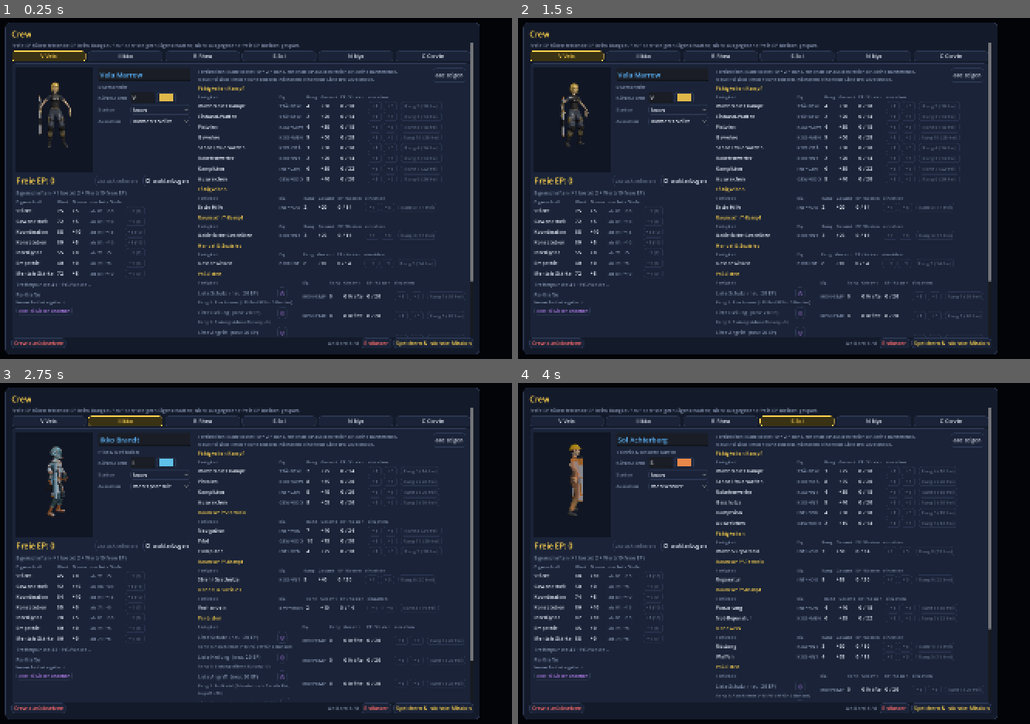
Above: before the commit, frames 1-4 (two rows, left to right).
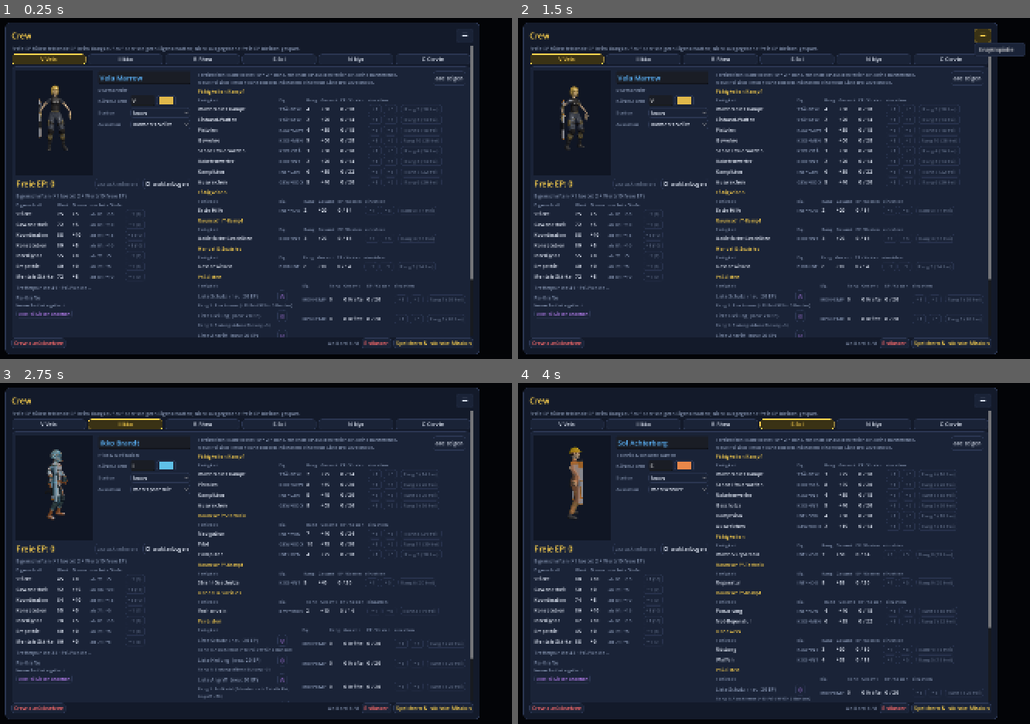
Above: after the commit, the same moments.

Repository: guenterpayer-sketch/past_the_Frontire
Game: Godot game, scene res://crew.tscn
Two runs of this game, one before a commit and one after it. Both use one fixed random seed, a clock stepped at 60 frames per second and the inputs below. This scene is started directly instead of the project's main scene.
Inputs (mouse positions are in pixels of both pictures, inside the frame that each line leads up to):
- Up to frame 1 (0.25 s): no input
- Up to frame 2 (1.5 s): click "V Vela" at 0.5 s; click (983, 35) at 1.25 s, where only the run after the commit has a clickable "☰"
- Up to frame 3 (2.75 s): click "I Ikko" at 2 s
- Up to frame 4 (4 s): click "R Rhea" at 2.75 s; click "S Sol" at 3.5 s

The runs differ from the first frame. In frame 1, 13% of the frame differs, in the area x 2-93%, y 3-94%; in frame 2, 14%, in the area x 2-100%, y 3-94%; in frame 3, 14%; in frame 4, 14%.

Commit message:
Charakter: Enzyklopädie in Charakterübersicht und Editor (Burgermenü, ⓘ an Psi-Listen)
Entscheidungen des Nutzers: Burgermenü oben rechts; ⓘ öffnet die Enzyklopädie
an der Liste; „Alle Psi-Listen ansehen“ bleibt die Ansicht mit Stand der Figur;
Hinweiszeilen bleiben. Modal bekommt title_bar für Knöpfe in der Titelzeile.

Co-Authored-By: Claude Opus 5.5 <noreply@anthropic.com>
Claude-Session: https://claude.ai/code/session_014dQVL788zeCMqrQP3RN8XN

Diff:
--- a/godot/tests/autotest.gd
+++ b/godot/tests/autotest.gd
@@ -166,6 +166,12 @@
 		await get_tree().create_timer(0.3).timeout
 		await _screenshot(out + "/04g_psi_listen.png")
 		ed.psi_view().close()
+		var enc := Encyclopedia.show_on(ed, &"psi", "Angriff")
+		enc.move_to_front()
+		print("Enzyklopädie aus der Übersicht offen: ", enc.visible)
+		await get_tree().create_timer(0.3).timeout
+		await _screenshot(out + "/04h_enzyklopaedie_psi.png")
+		enc.close()
 	# Roster: Figur erschaffen (Editor im Roster-Modus), anheuern, entlassen; danach wieder aus dem Roster löschen
 	var ce := cs.editor
 	ce.open_for_roster()
--- a/godot/ui/crew/character_editor.gd
+++ b/godot/ui/crew/character_editor.gd
@@ -24,6 +24,11 @@
 var _armors: Array[ArmorData] = []
 var _visuals: Array[CharacterVisual] = []
 var _psi_view: PsiListView
+
+
+func _ready() -> void:
+	super()
+	title_bar.add_child(CrewWidgets.burger(self))
 
 
 ## Neue Figur für den globalen Roster erschaffen; saved(ch, null) liefert sie (noch nicht gespeichert)
@@ -281,10 +286,13 @@
 
 ## Knopf, der die Übersicht der Psi-Listen öffnet (list leer = erste gelernte Liste)
 func _psi_info_button(list: StringName, text: String) -> Button:
-	var b := UiTheme.button(text, "Übersicht der Psi-Listen: Kräfte je Stufe, Wirkung, Ziel")
+	var b := UiTheme.button(text, "Diese Psi-Liste in der Enzyklopädie" if list != &"" else "Rang und Kräfte dieser Figur in allen Psi-Listen")
 	b.add_theme_font_size_override("font_size", 12)
 	b.add_theme_color_override("font_color", PsiListView.PSI)
 	b.pressed.connect(func() -> void:
+		if list != &"":
+			Encyclopedia.show_on(self, &"psi", PsiLists.LISTS[list].name).move_to_front()
+			return
 		if _psi_view == null:
 			_psi_view = PsiListView.new()
 			add_child(_psi_view)
@@ -294,6 +302,9 @@
 
 
 func _unhandled_input(e: InputEvent) -> void:
+	if visible and e is InputEventKey and e.pressed and e.keycode == KEY_ESCAPE and CrewWidgets.close_encyclopedia(self):
+		get_viewport().set_input_as_handled()
+		return
 	if _psi_view and _psi_view.visible and e is InputEventKey and e.pressed and e.keycode == KEY_ESCAPE:
 		_psi_view.close()
 		get_viewport().set_input_as_handled()
--- a/godot/ui/crew/crew_overview.gd
+++ b/godot/ui/crew/crew_overview.gd
@@ -24,6 +24,11 @@
 var _psi_view: PsiListView
 ## Plätze an Bord (der Hub kann mehr erlauben)
 var seats := Campaign.START_SEATS
+
+
+func _ready() -> void:
+	super()
+	title_bar.add_child(CrewWidgets.burger(self))
 
 
 func show_crew(crew: Array[Character], result := {}) -> void:
@@ -105,6 +110,9 @@
 
 func _unhandled_input(e: InputEvent) -> void:
 	if not visible or not (e is InputEventKey) or not e.pressed:
+		return
+	if e.keycode == KEY_ESCAPE and CrewWidgets.close_encyclopedia(self):
+		get_viewport().set_input_as_handled()
 		return
 	if _psi_view and _psi_view.visible:
 		if e.keycode == KEY_ESCAPE:
@@ -434,12 +442,15 @@
 
 ## Knopf, der die Übersicht der Psi-Listen öffnet (list leer = erste gelernte Liste)
 func _psi_info_button(u: Character, list: StringName, text: String) -> Button:
-	var b := UiTheme.button(text, "Übersicht der Psi-Listen: Kräfte je Stufe, Wirkung, Ziel")
+	var b := UiTheme.button(text, "Diese Psi-Liste in der Enzyklopädie" if list != &"" else "Rang und Kräfte dieser Figur in allen Psi-Listen")
 	b.add_theme_font_size_override("font_size", 12)
 	b.add_theme_color_override("font_color", PsiListView.PSI)
 	b.pressed.connect(func() -> void:
-		psi_view().open_for(u, list)
-		psi_view().move_to_front())
+		if list != &"":
+			Encyclopedia.show_on(self, &"psi", PsiLists.LISTS[list].name).move_to_front()
+		else:
+			psi_view().open_for(u, list)
+			psi_view().move_to_front())
 	return b
 
 
--- a/godot/ui/crew/crew_widgets.gd
+++ b/godot/ui/crew/crew_widgets.gd
@@ -85,3 +85,29 @@
 		g.add_child(l)
 	v.add_child(g)
 	return v
+
+
+## Burgermenü (☰) für die Titelzeile eines Dialogs: Enzyklopädie (öffnet sie über host)
+static func burger(host: Control) -> MenuButton:
+	var b := MenuButton.new()
+	b.text = "☰"
+	b.tooltip_text = "Menü"
+	b.flat = false
+	b.add_theme_font_size_override("font_size", 20)
+	b.custom_minimum_size = Vector2(44, 36)
+	b.size_flags_vertical = Control.SIZE_SHRINK_CENTER
+	var pop := b.get_popup()
+	pop.add_item("Enzyklopädie", 0)
+	pop.id_pressed.connect(func(id: int) -> void:
+		if id == 0:
+			Encyclopedia.show_on(host).move_to_front())
+	return b
+
+
+## Enzyklopädie unter host schließen, falls offen (Esc); true = war offen
+static func close_encyclopedia(host: Node) -> bool:
+	var e := host.get_node_or_null(Encyclopedia.NAME) as Encyclopedia
+	if e and e.visible:
+		e.close()
+		return true
+	return false
--- a/godot/ui/modal.gd
+++ b/godot/ui/modal.gd
@@ -9,6 +9,8 @@
 ## false = bleibt offen (Klick daneben und Esc schließen nicht), z. B. als ganzer Bildschirm
 var closable := true
 var content: VBoxContainer
+## Titelzeile: Titel links, Platz für Knöpfe rechts (z. B. Burgermenü)
+var title_bar: HBoxContainer
 var footer: HBoxContainer
 var _title: Label
 var _panel: PanelContainer
@@ -30,8 +32,11 @@
 	add_child(_panel)
 	var v := VBoxContainer.new()
 	_panel.add_child(v)
+	title_bar = HBoxContainer.new()
+	v.add_child(title_bar)
 	_title = UiTheme.label("", 20, UiTheme.ACCENT)
-	v.add_child(_title)
+	_title.size_flags_horizontal = Control.SIZE_EXPAND_FILL
+	title_bar.add_child(_title)
 	var scroll := ScrollContainer.new()
 	scroll.size_flags_vertical = Control.SIZE_EXPAND_FILL
 	scroll.horizontal_scroll_mode = ScrollContainer.SCROLL_MODE_DISABLED
Not shown, changed: docs/module/charakter.md
Not shown, changed: godot/README.md
